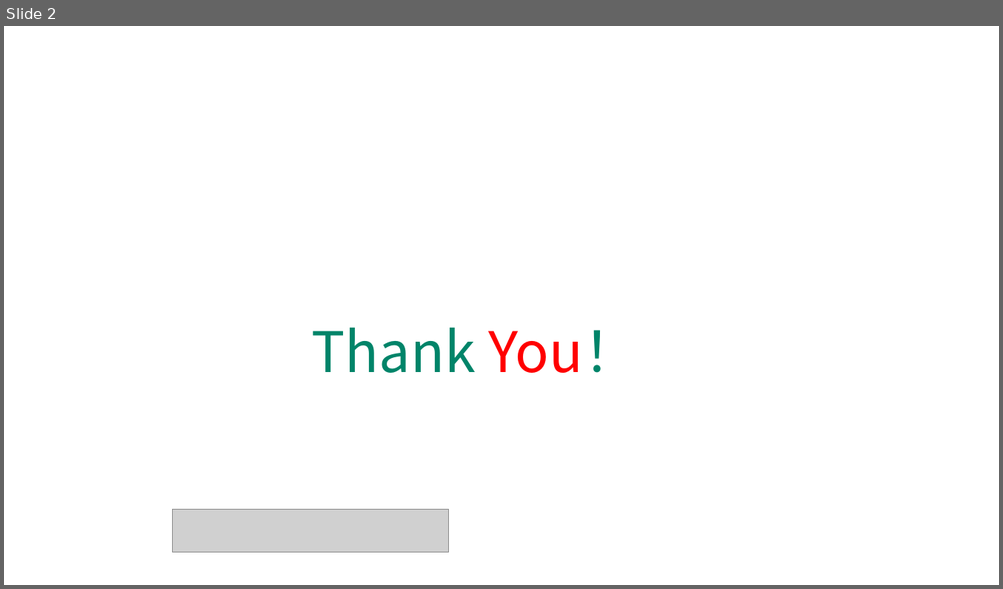
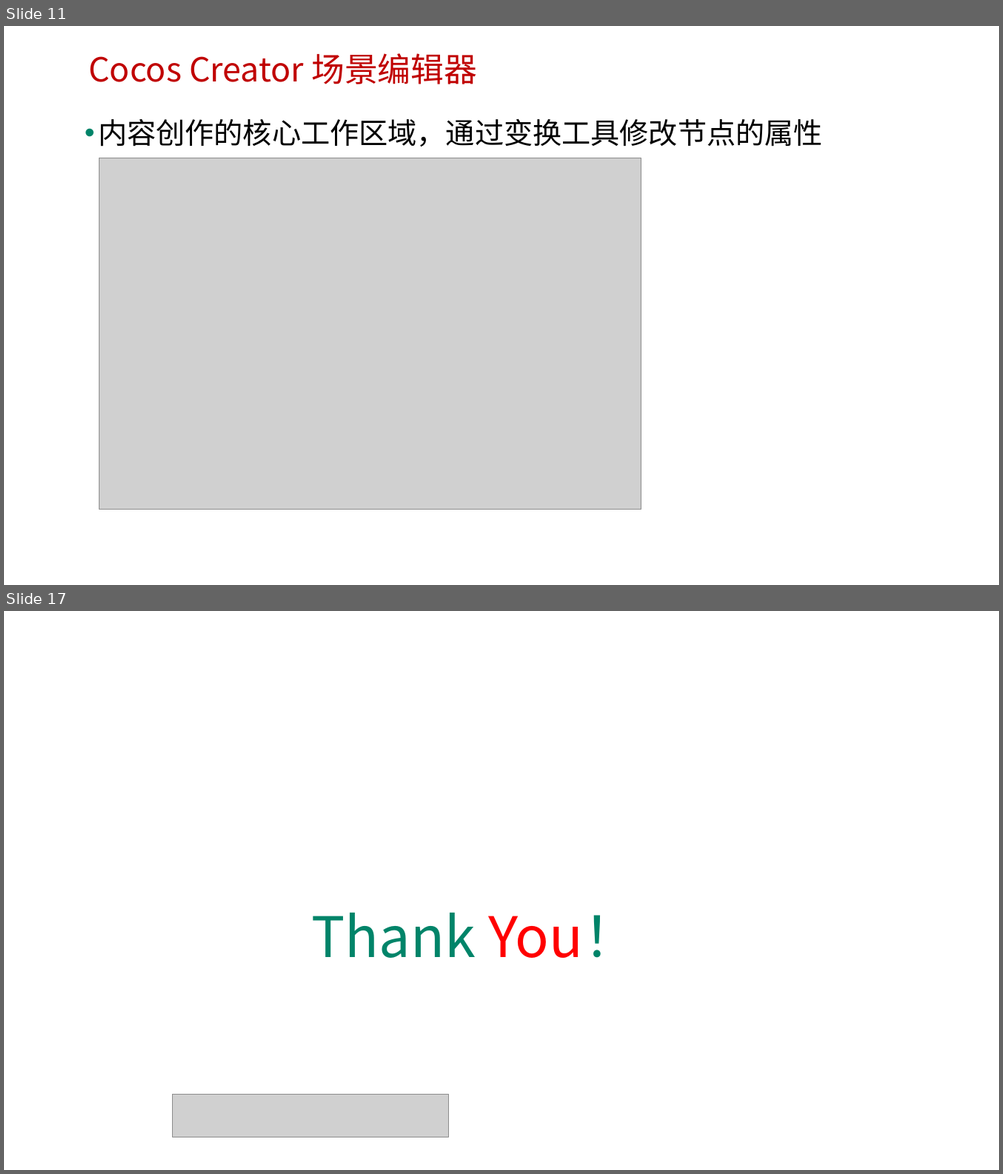
Before and after one commit to edu2act/course-H5-Animation-and-Game-Development, a slide deck: materials/slides/ch16.pptx. Shown one above the other, each under a label of ours: slide 2 before the commit, slides 11 and 17 after it; the slides between them are not shown. The pictures are 1003x589 and 1003x1174 pixels, drawn with LibreOffice and Linux fonts; fonts in the diff are those of the drawing; grey boxes stand for pictures; background and template pictures are left out. Boxes give left, top, right and bottom in pixels: in the first picture for what was removed or moved away, otherwise in the second. Text is boxed around its words. In the diff, an @@ line names an element or a change of style, - is before the commit and + after.

Commit message:
更新Cocos Creator部分内容

```diff
--- a/materials/slides/ch16.pptx
+++ b/materials/slides/ch16.pptx
@@ slide 11 added at (4, 26, 999, 585), background picture (left out) @@
@@ text added at (88, 53, 477, 84), 32 pt, text #C00000 @@
+Cocos Creator 场景编辑器
@@ text added at (98, 118, 822, 147), 28 pt, text #000000 @@
+• 内容创作的核心工作区域，通过变换工具修改节点的属性
@@ picture added at (99, 158, 641, 509) @@
@@ what was slide 2 is now slide 17 @@
```
Also in this commit, not shown: 1 slide changed, 14 other slides added, 22 other files.
